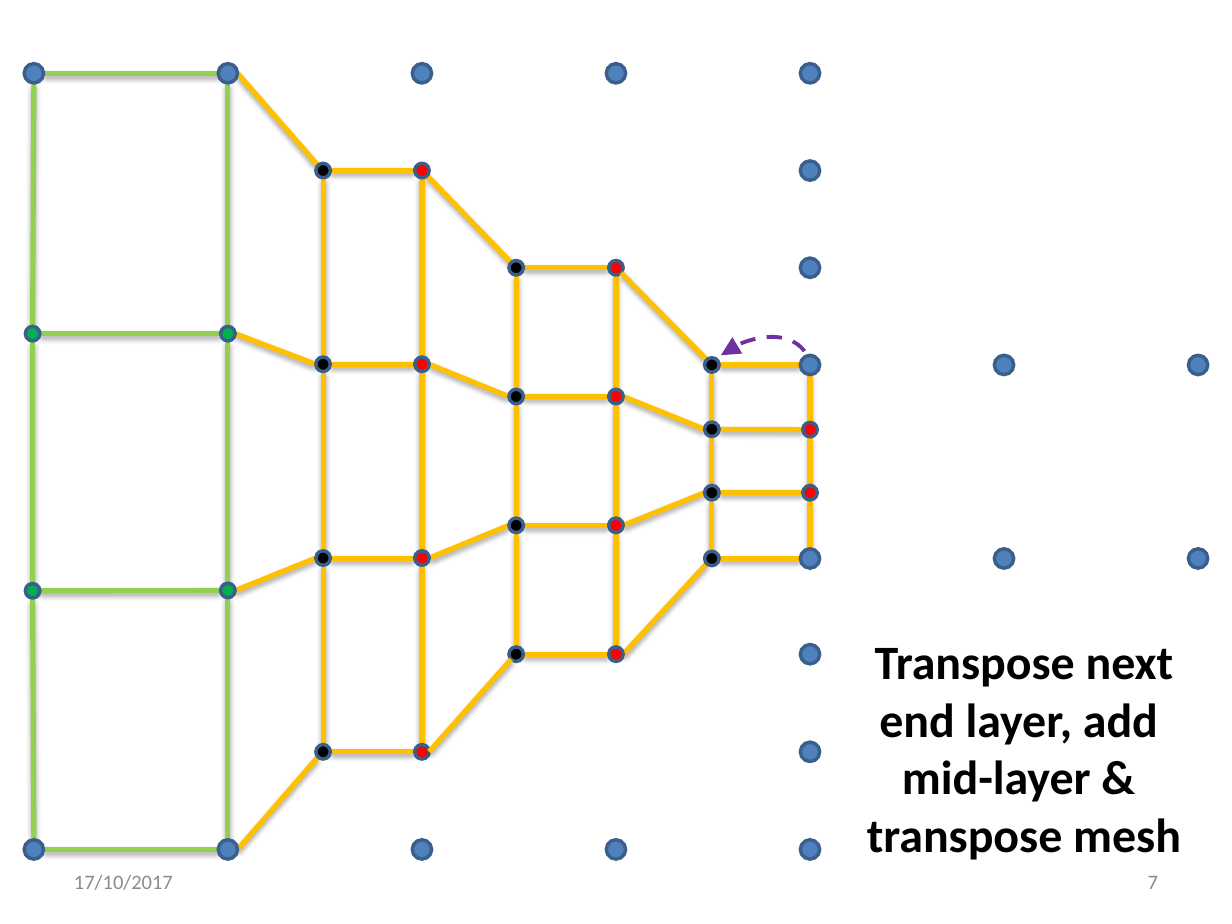
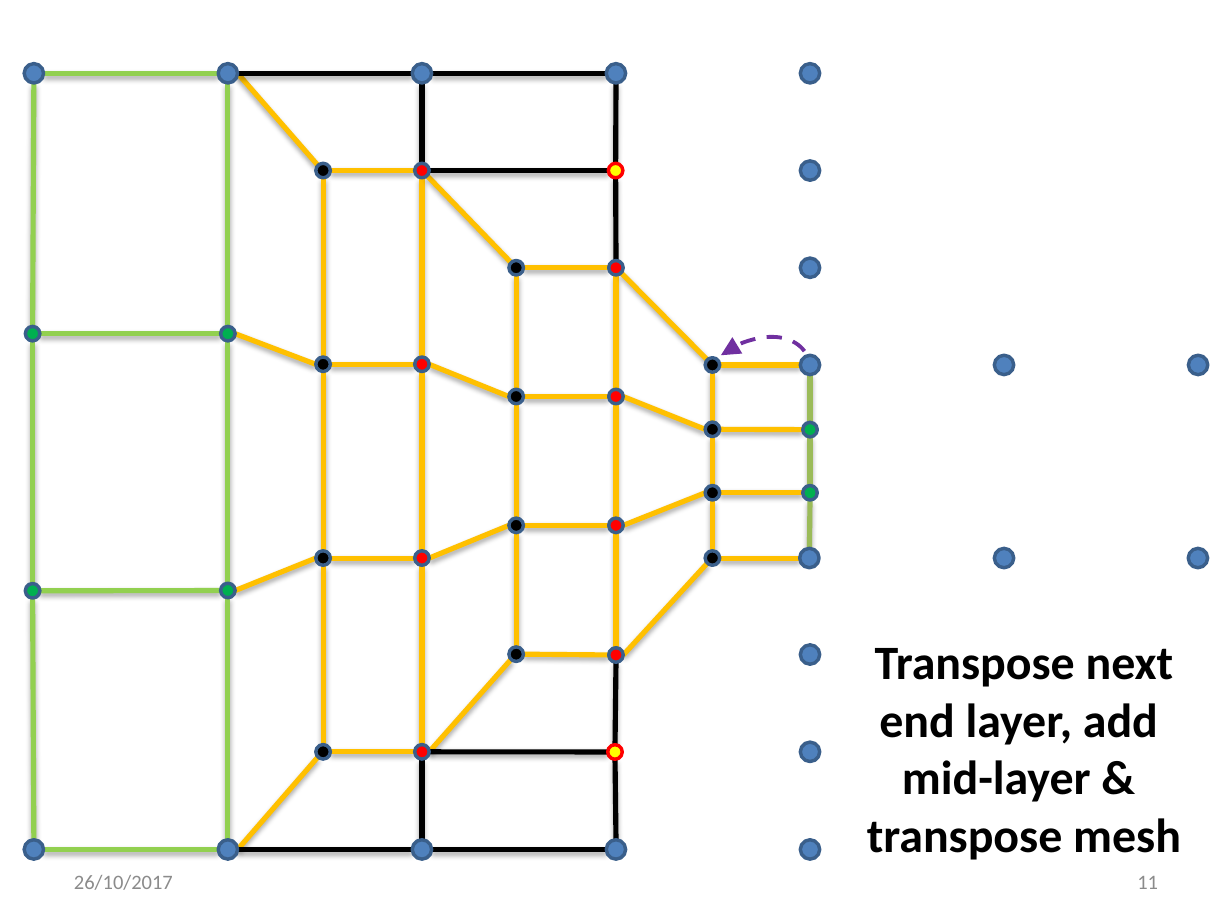
Before and after one commit to mpatel8/meshGen, a slide deck: slide 11 of approach.pptx (slide 7 before the commit). Drawn at 1232x924 pixels with LibreOffice and Linux fonts; fonts in the diff are those of the drawing. Boxes give left, top, right and bottom in pixels: in the first picture for what was removed or moved away, otherwise in the second. Text is boxed around its words. In the diff, an @@ line names an element or a change of style, - is before the commit and + after.

```diff
--- a/approach.pptx
+++ b/approach.pptx
@@ line added from (238, 74) to (413, 74), #000000 3 pt @@
@@ line added from (423, 83) to (423, 164), #000000 3 pt @@
@@ line added from (431, 74) to (606, 74), #000000 3 pt @@
@@ line added from (616, 83) to (616, 164), #000000 3 pt @@
@@ line added from (429, 170) to (609, 170), #000000 3 pt @@
@@ ellipse added at [609,164,623,179], fill #FFFF00, outline #FF0000 2 pt @@
@@ line added from (616, 177) to (616, 260), #000000 3 pt @@
@@ line (811, 375) - (811, 423): stroke #FFC000 3 pt to #9BBB59 3 pt @@
@@ ellipse at [803,423,818,437]: fill #FF0000 to #00B050 @@
@@ line (811, 437) - (811, 485): stroke #FFC000 3 pt to #9BBB59 3 pt @@
@@ ellipse at [803,485,818,500]: fill #FF0000 to #00B050 @@
@@ line (811, 500) - (809, 548): stroke #FFC000 3 pt to #9BBB59 3 pt @@
@@ line added from (616, 663) to (615, 744), #000000 3 pt @@
@@ ellipse added at [607,744,622,759], fill #FFFF00, outline #FF0000 2 pt @@
@@ line added from (423, 759) to (423, 840), #000000 3 pt @@
@@ line added from (429, 752) to (607, 752), #000000 3 pt @@
@@ line added from (615, 759) to (616, 840), #000000 3 pt @@
@@ line added from (238, 850) to (413, 850), #000000 3 pt @@
@@ line added from (431, 850) to (606, 850), #000000 3 pt @@
@@ text at [74,875,173,890]: text changed @@
-17/10/2017
+26/10/2017
@@ page number at [1137,876,1158,889]: text changed @@
-7
+11
```
Also in this commit, not shown: 9 other slides changed, 7 slides added, 3 slides removed, 4 other files.
